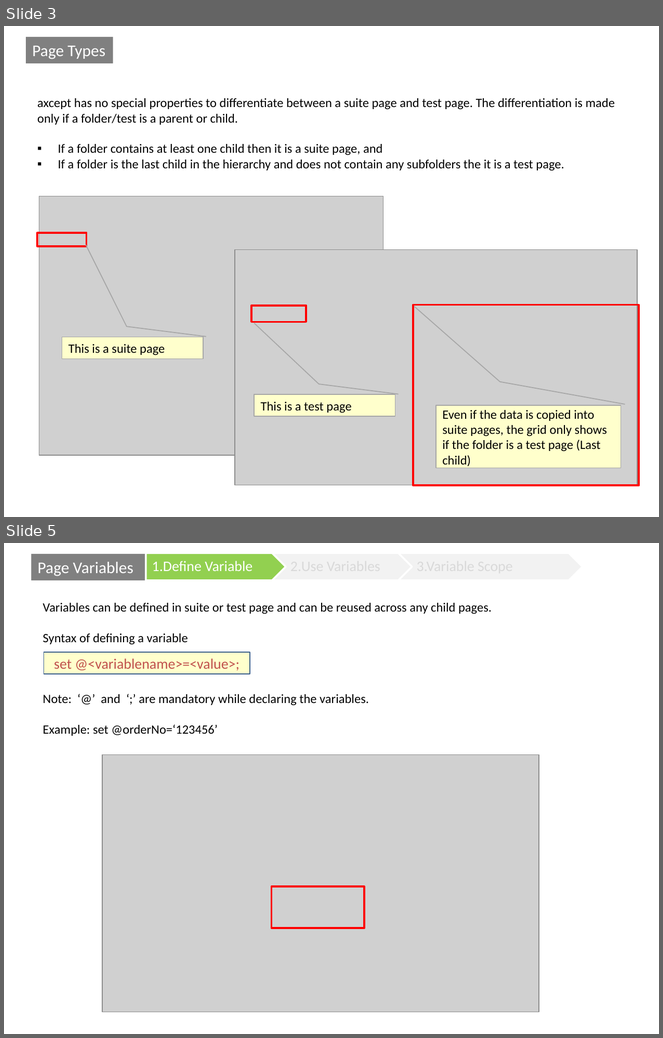
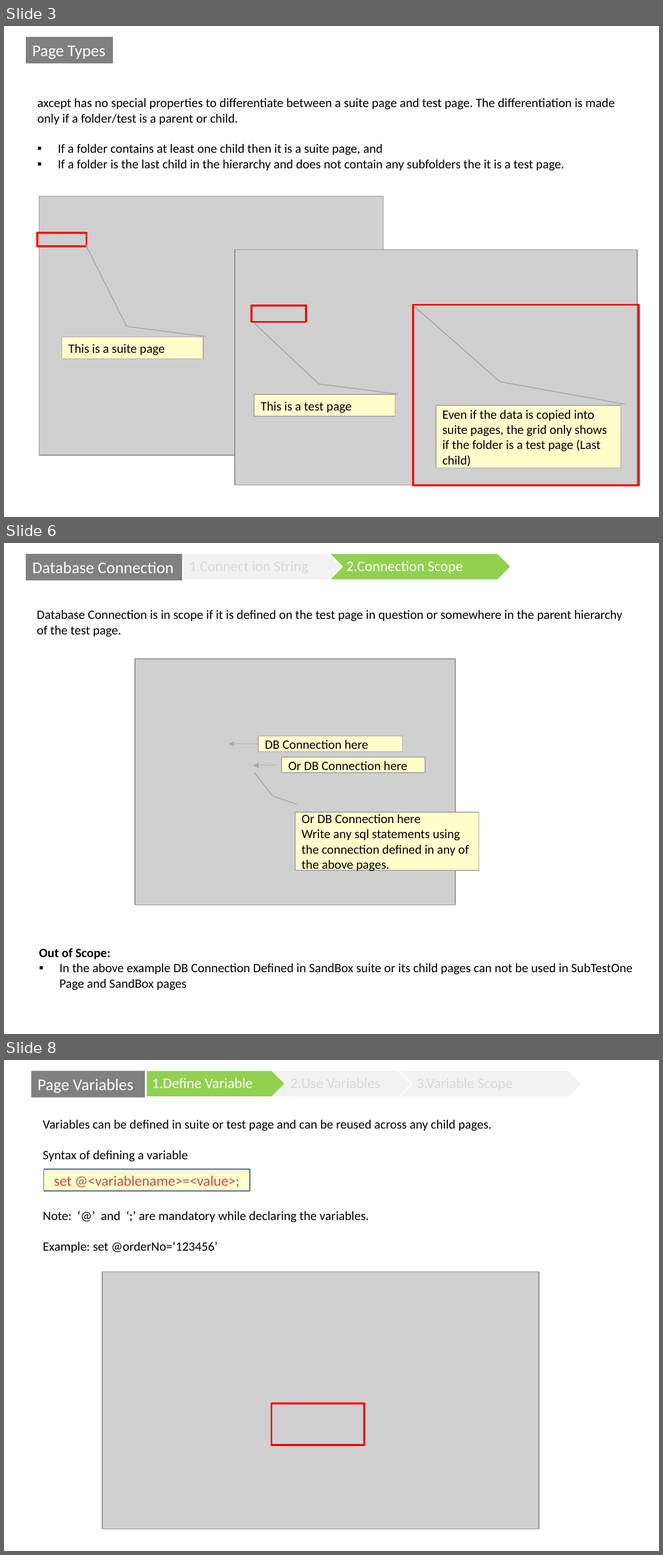
Before and after one commit to rvunnava/axcept-documentation, a slide deck: ppt/ImplimentTests.ppsx. Shown one above the other, each under a label of ours: slides 3 and 5 before the commit, slides 3, 6 and 8 after it; the slides between them are not shown. The pictures are 663x1038 and 663x1555 pixels, drawn with LibreOffice and Linux fonts; fonts in the diff are those of the drawing; grey boxes stand for pictures. Boxes give left, top, right and bottom in pixels: in the first picture for what was removed or moved away, otherwise in the second. Text is boxed around its words. In the diff, an @@ line names an element or a change of style, - is before the commit and + after.

```diff
--- a/ppt/ImplimentTests.ppsx
+++ b/ppt/ImplimentTests.ppsx
@@ slide 6 added at [4, 543, 659, 1034], background #FFFFFF @@
@@ group added at [26, 553, 512, 580]: 1 rectangle, 1 pentagon arrow, 1 chevron, 1 text @@
+Database Connection
+2.Connection Scope
@@ text added at [37, 610, 623, 637], 14 pt, text #000000 @@
+Database Connection is in scope if it is defined on the test page in question or somewhere in the parent hierarchy of the test page.
@@ group added at [135, 659, 479, 905]: 2 arrows, 2 rectangles, 1 picture, 1 border callout @@
+DB Connection here
+Or DB Connection here
+Or DB Connection here
+Write any sql statements using the connection defined in any of the above pages.
@@ text added at [39, 949, 633, 991], 14 pt, text #000000 @@
+Out of Scope:
+▪ In the above example DB Connection Defined in SandBox suite or its child pages can not be used in SubTestOne Page and SandBox pages
@@ what was slide 5 is now slide 8 @@
```
Also in this commit, not shown: 5 slides changed, 2 other slides added, 2 slides removed, 5 other files.
